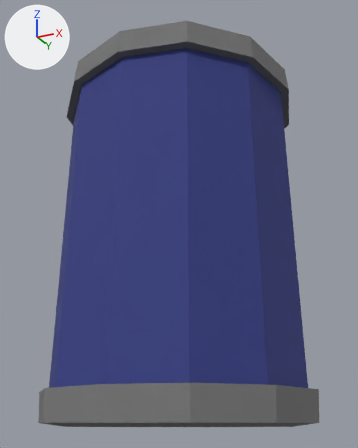
One commit to the FBX model Unity Project Using version 2019.2.12f1/The Exiles/Assets/Models/industrialBarrel_01.FBX: the scene before it, then after it.
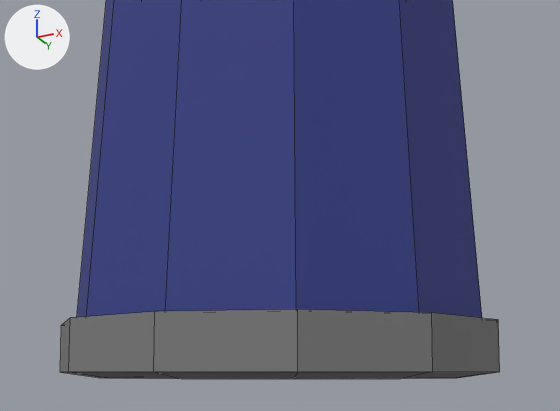
Old and new are each drawn whole from a camera (50 mm lens) standing at (35.7, -61.4, -0.8) and looking at (10.3, -10.6, 22.1) and again close up on the part from 0% to 100% of the width and 41% to 100% of the height. The axes (+X, +Y, +Z) are drawn at upper left. The lights are the same throughout. The close-ups show mesh edges as thin lines.

In view in the first close-up: 'INdustrial Barrel'.
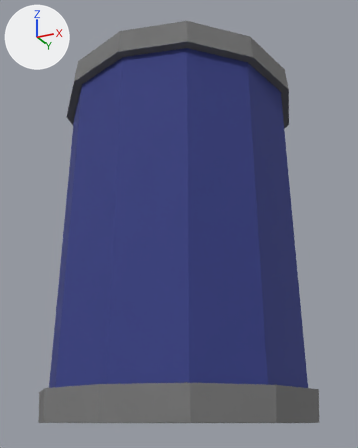
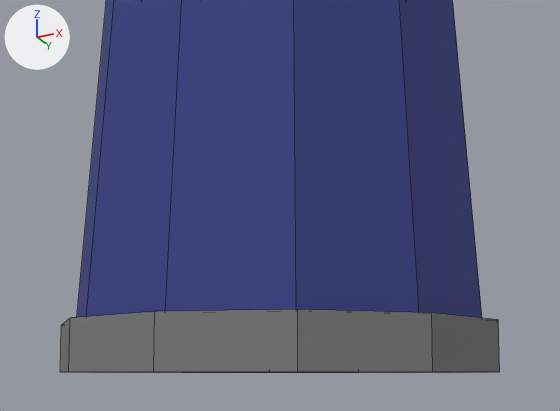
Pixel boxes [x1, y1, x2, y2] of what changed, in the close-ups (560 x 411 px):
'INdustrial Barrel', reshaped
    before: [60, 0, 500, 379]
    after: [60, 0, 500, 373]
part 1 of me_mesh, deleted (black)
    before: [61, 372, 497, 379]

What the commit changed:
me_mesh is used by ob_industrial_barrel; location (10.0, -10.0, 0.0).
me_mesh had 170 vertices, 180 faces and spanned x -15.1..15.1, y -15.1..15.1, z -1.0..42.0.
me_mesh now has 145 vertices, 144 faces and spans x -15.1..15.1, y -15.1..15.1, z -0.7..42.0.
Part 1, on me_mesh:
25 vertices are removed from x -12.3..12.3, y -12.3..12.3, z -1.0..0.0.
36 faces are deleted.
